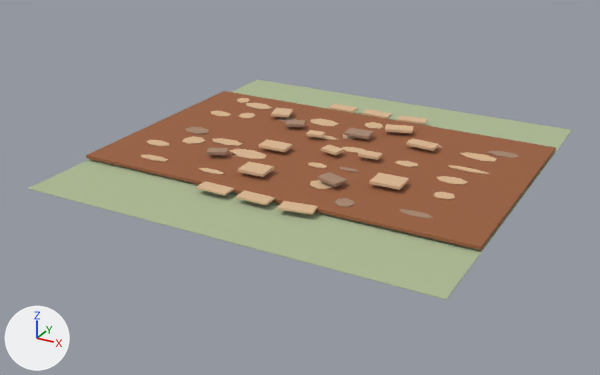
Before and after pictures for a commit that changed the glTF model frontend/public/assets/buildings/roads/ground_road/ground_road_straight_ew_ruined.glb.
Before and after are seen from a 50 mm camera at (3.17, -6.21, 2.76) aimed at (-0.12, -0.22, -0.24). The axes (+X, +Y, +Z) are drawn at lower left. The lights are the same throughout. The first picture is the older version. Where no turn or scale is listed for an object, it has been applied to the vertices. Vertices at exactly the same position are counted once.

The first picture shows 'SM_broken_surface.128', 'SM_road_connected_surface.027', 'SM_road_grass_tile.027' and 45 more.
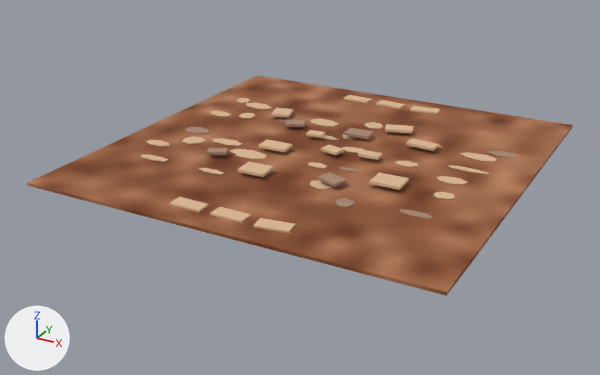
Pixel boxes (x1, y1, x2, y2) of what changed, in the pictures (600 x 375 px):
'SM_road_connected_surface.027', surface changed, reshaped (16% wider, 39% taller): before (86, 91, 556, 250); after (27, 75, 573, 296)
'SM_road_grass_tile.027', deleted: before (28, 80, 572, 300)

Edits to the bpy script that builds the scene:
```text
Change mat_mat_ground_road_surface:
    remove n3 = _N.new('ShaderNodeUVMap'); n3.name = 'UV Map'
    remove n3.uv_map = 'UVMap.-01'
    where n2 = _N.new('ShaderNodeTexImage'); n2.name = 'Image Texture'
    remove _L.new(n3.outputs[0], n2.inputs[0])  # 'UV' to 'Vector'
Change me_sm_road_connected_surface_027:
    used by ob_sm_road_connected_surface_027; location = (0.0, 0.0, 0.0)
    remove me_sm_road_connected_surface_027.from_pydata(...)  # 16 vertices, 28 faces; spans x -1.8..1.8, y -1.1..1.1, z 0.03..0.05
    add me_sm_road_connected_surface_027.from_pydata(...)  # 8 vertices, 12 faces; spans x -1.8..1.8, y -1.8..1.8, z 0.03..0.05
    me_sm_road_connected_surface_027 part 1: the whole mesh is rebuilt
Remove ob_sm_road_grass_tile_027:
    ob_sm_road_grass_tile_027 = bpy.data.objects.new('SM_road_grass_tile.027', me_cube_417)
    ob_sm_road_grass_tile_027.location = (0.0, 0.0, 0.002)
```
